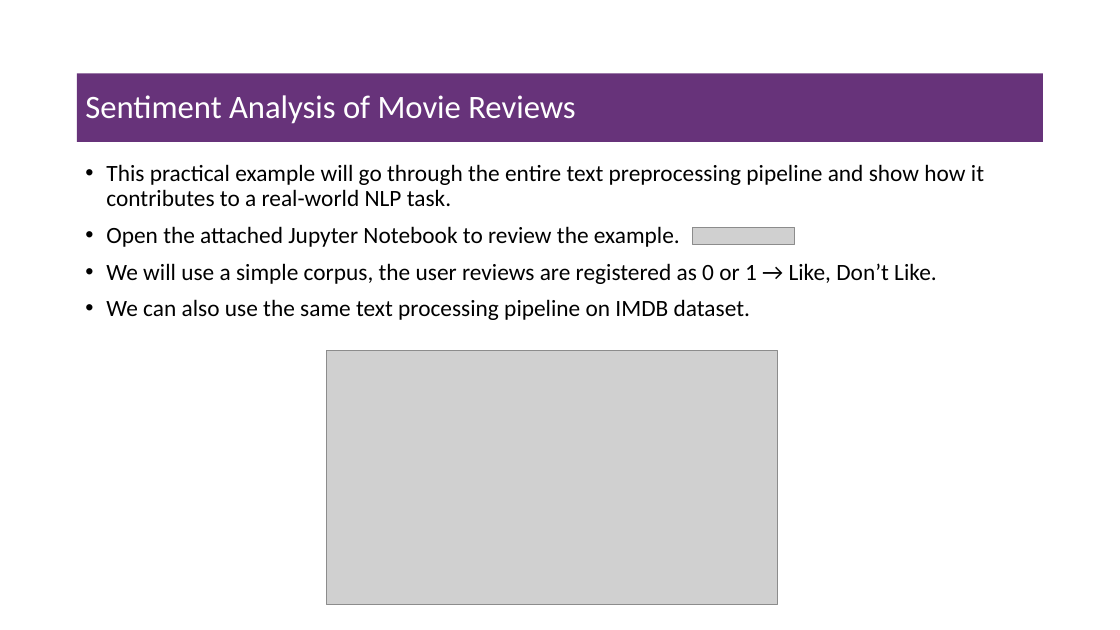
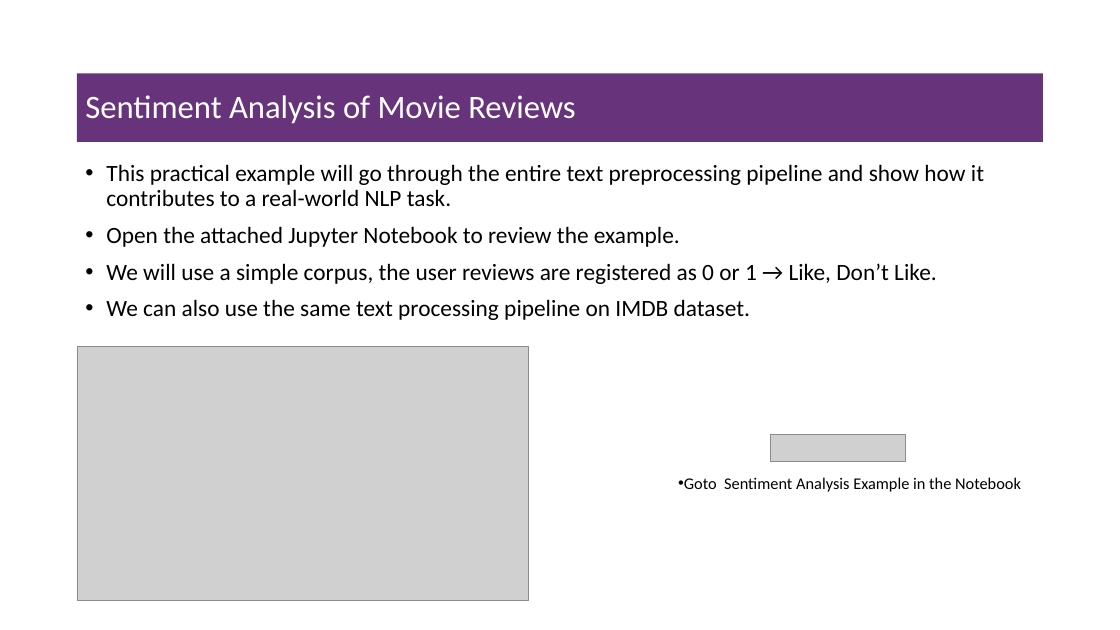
Before and after one commit to msfasha/307307-BI-Methods, a slide deck: slide 28 of 20242-NLP-LLM/lecture notes/Part 1 - Introduction to NLP/1.1-introduction to NLP.pptx. Drawn at 1120x630 pixels with LibreOffice and Linux fonts; fonts in the diff are those of the drawing; grey boxes stand for pictures; background and template pictures are left out. Boxes give left, top, right and bottom in pixels: in the first picture for what was removed or moved away, otherwise in the second. Text is boxed around its words. In the diff, an @@ line names an element or a change of style, - is before the commit and + after.

```diff
--- a/20242-NLP-LLM/lecture notes/Part 1 - Introduction to NLP/1.1-introduction to NLP.pptx
+++ b/20242-NLP-LLM/lecture notes/Part 1 - Introduction to NLP/1.1-introduction to NLP.pptx
@@ picture removed at bbox=[692, 227, 795, 245] @@
@@ picture: place and size @@
-picture at bbox=[326, 350, 777, 604]
+picture at bbox=[77, 346, 528, 600]
@@ picture added at bbox=[771, 434, 907, 461] @@
@@ text added at bbox=[684, 477, 1021, 492], 14 pt, text #000000 @@
+• Goto Sentiment Analysis Example in the Notebook
```
Also in this commit, not shown: 2 other slides changed, 2 other files.
